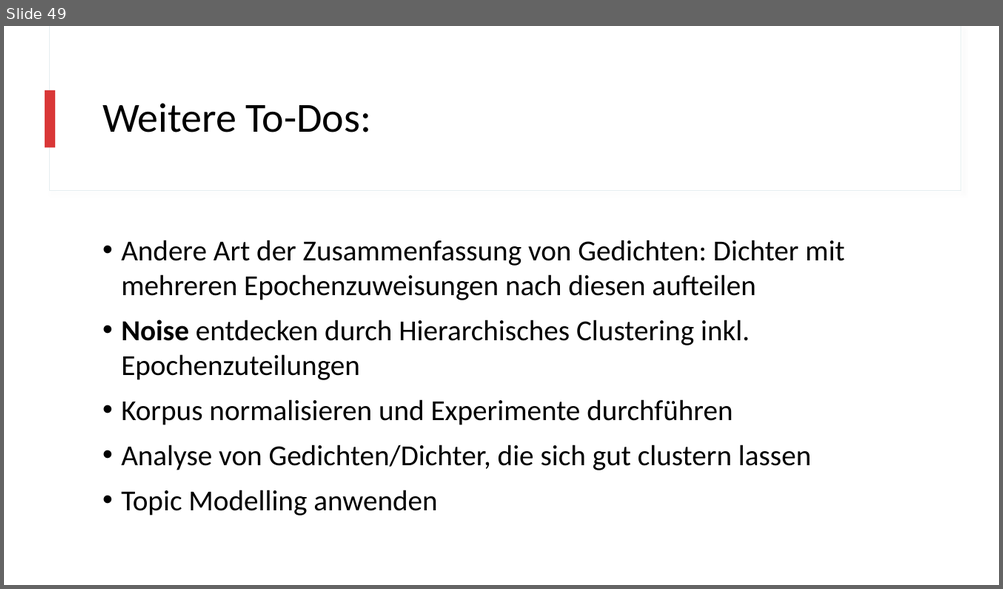
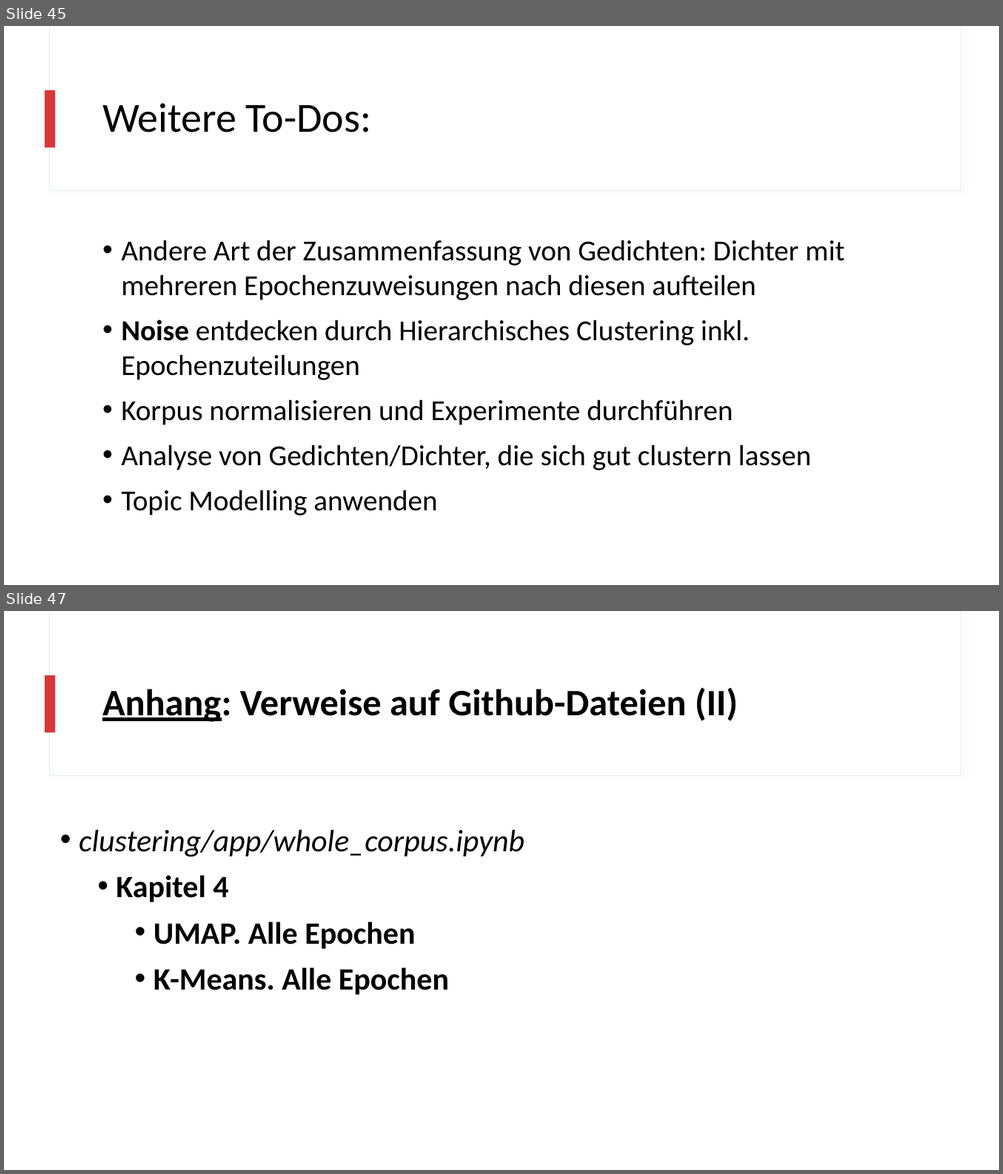
Before and after one commit to realjanpaulus/clusterpoems, a slide deck: presentation/clustering_presentation.pptx. Shown one above the other, each under a label of ours: slide 49 before the commit, slides 45 and 47 after it; the slides between them are not shown. The pictures are 1003x589 and 1003x1174 pixels, drawn with LibreOffice and Linux fonts; fonts in the diff are those of the drawing. Boxes give left, top, right and bottom in pixels: in the first picture for what was removed or moved away, otherwise in the second. Text is boxed around its words. In the diff, an @@ line names an element or a change of style, - is before the commit and + after.

Commit message:
add: agglo clustering

```diff
--- a/presentation/clustering_presentation.pptx
+++ b/presentation/clustering_presentation.pptx
@@ slide 47 added at <box>4,611,999,1170</box>, background #FFFFFF; not listed: 3 template elements that a slide beside it also shows @@
@@ title added at <box>102,687,737,722</box>, 36 pt, text #000000, bold @@
+Anhang: Verweise auf Github-Dateien (II)
@@ text added at <box>79,830,524,995</box>, 30 pt, text #000000, bold @@
+• clustering/app/whole_corpus.ipynb
+  • Kapitel 4
+    • UMAP. Alle Epochen
+    • K-Means. Alle Epochen
@@ what was slide 49 is now slide 45 @@
```
Also in this commit, not shown: 4 slides changed, 1 other slide added, 4 slides removed, 14 other files.
